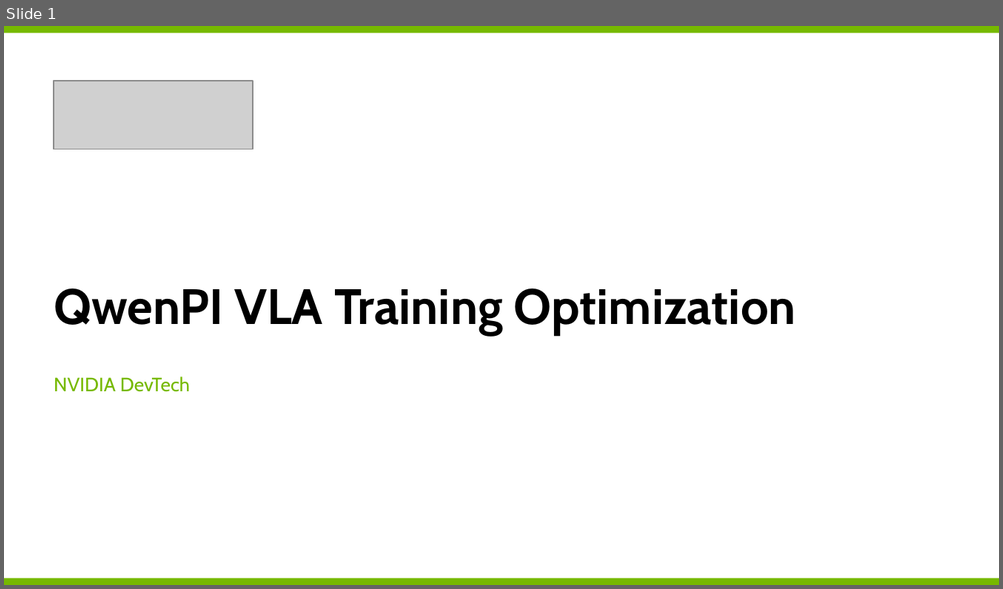
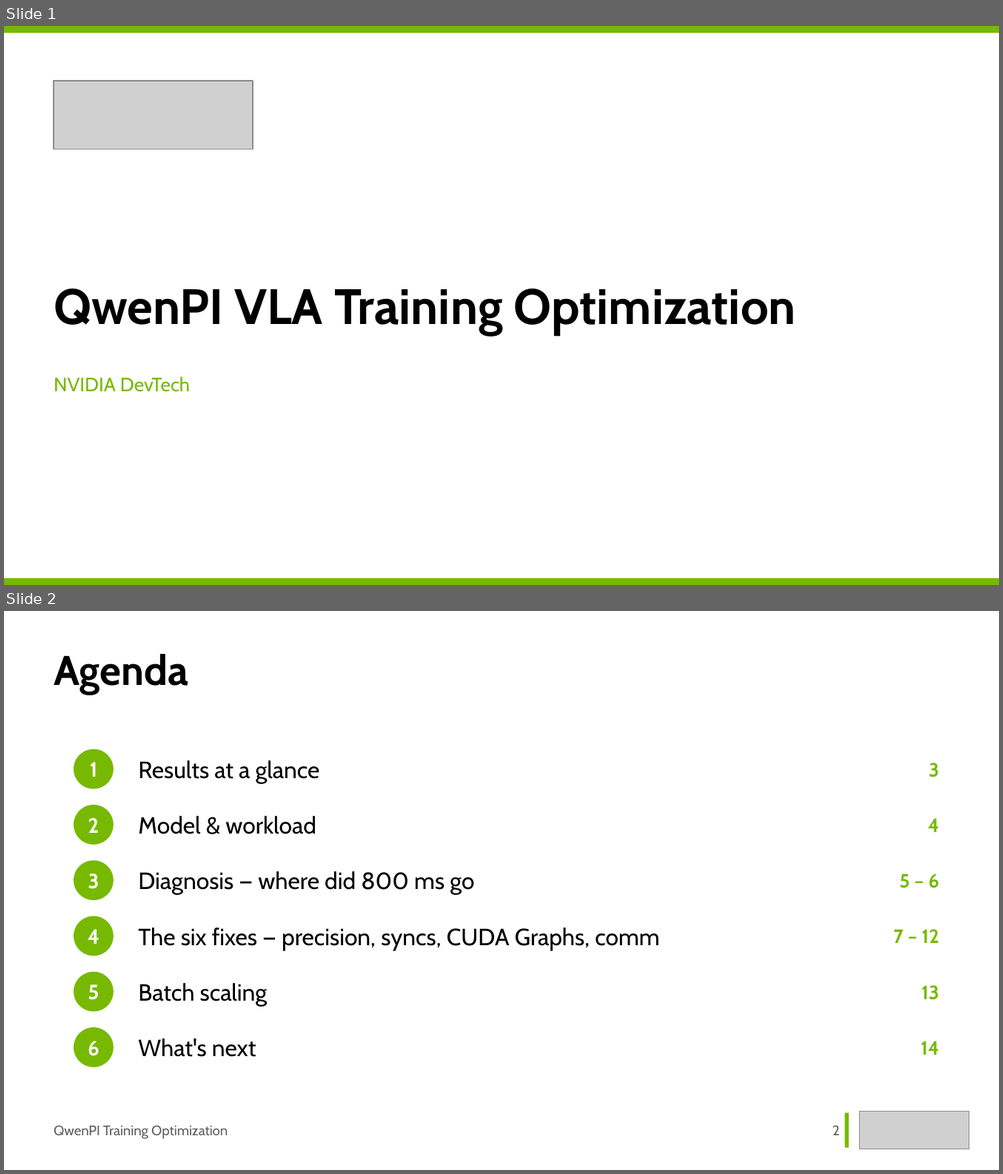
Before and after one commit to Holworth/starVLA, a slide deck: docs/slides/qwenpi-optimization.pptx. Shown one above the other, each under a label of ours: slide 1 before the commit, slides 1 and 2 after it. The pictures are 1003x589 and 1003x1174 pixels, drawn with LibreOffice and Linux fonts; fonts in the diff are those of the drawing; grey boxes stand for pictures. Boxes give left, top, right and bottom in pixels: in the first picture for what was removed or moved away, otherwise in the second. Text is boxed around its words. In the diff, an @@ line names an element or a change of style, - is before the commit and + after.

Commit message:
docs(slides): agenda page; deck finalized at 14 pages

```diff
--- a/docs/slides/qwenpi-optimization.pptx
+++ b/docs/slides/qwenpi-optimization.pptx
@@ slide 2 added at (x1=4, y1=611, x2=999, y2=1170), background #FFFFFF @@
@@ text added at (x1=54, y1=654, x2=188, y2=694), 30 pt, text #000000, bold @@
+Agenda
@@ ellipse added at (x1=74, y1=749, x2=114, y2=789), fill #76B900 @@
@@ text added at (x1=90, y1=762, x2=97, y2=777), 15 pt, text #FFFFFF, bold @@
+1
@@ text added at (x1=138, y1=760, x2=320, y2=784), 17 pt, text #000000 @@
+Results at a glance
@@ text added at (x1=928, y1=763, x2=939, y2=777), 14 pt, text #76B900, bold @@
+3
@@ ellipse added at (x1=74, y1=805, x2=114, y2=845), fill #76B900 @@
@@ text added at (x1=88, y1=818, x2=99, y2=833), 15 pt, text #FFFFFF, bold @@
+2
@@ text added at (x1=138, y1=816, x2=316, y2=834), 17 pt, text #000000 @@
+Model & workload
@@ text added at (x1=928, y1=818, x2=939, y2=832), 14 pt, text #76B900, bold @@
+4
@@ ellipse added at (x1=74, y1=860, x2=114, y2=900), fill #76B900 @@
@@ text added at (x1=88, y1=874, x2=99, y2=889), 15 pt, text #FFFFFF, bold @@
+3
@@ text added at (x1=138, y1=871, x2=474, y2=895), 17 pt, text #000000 @@
+Diagnosis — where did 800 ms go
@@ text added at (x1=899, y1=874, x2=939, y2=889), 14 pt, text #76B900, bold @@
+5 – 6
@@ ellipse added at (x1=74, y1=917, x2=114, y2=956), fill #76B900 @@
@@ text added at (x1=88, y1=929, x2=99, y2=944), 15 pt, text #FFFFFF, bold @@
+4
@@ text added at (x1=138, y1=928, x2=659, y2=951), 17 pt, text #000000 @@
+The six fixes — precision, syncs, CUDA Graphs, comm
@@ text added at (x1=893, y1=929, x2=939, y2=943), 14 pt, text #76B900, bold @@
+7 – 12
@@ ellipse added at (x1=74, y1=972, x2=114, y2=1012), fill #76B900 @@
@@ text added at (x1=88, y1=985, x2=99, y2=1000), 15 pt, text #FFFFFF, bold @@
+5
@@ text added at (x1=138, y1=983, x2=267, y2=1007), 17 pt, text #000000 @@
+Batch scaling
@@ text added at (x1=921, y1=985, x2=939, y2=1000), 14 pt, text #76B900, bold @@
+13
@@ ellipse added at (x1=74, y1=1028, x2=114, y2=1068), fill #76B900 @@
@@ text added at (x1=88, y1=1041, x2=99, y2=1056), 15 pt, text #FFFFFF, bold @@
+6
@@ text added at (x1=138, y1=1039, x2=256, y2=1057), 17 pt, text #000000 @@
+What's next
@@ text added at (x1=920, y1=1041, x2=939, y2=1055), 14 pt, text #76B900, bold @@
+14
@@ rectangle added at (x1=845, y1=1113, x2=848, y2=1148), fill #76B900 @@
@@ picture added at (x1=859, y1=1112, x2=969, y2=1150) @@
@@ text added at (x1=54, y1=1125, x2=227, y2=1139), 10 pt, text #5E5E5E @@
+QwenPI Training Optimization
@@ text added at (x1=832, y1=1125, x2=839, y2=1136), 10 pt, text #5E5E5E @@
+2
```
Also in this commit, not shown: 12 slides changed, 1 other file.
